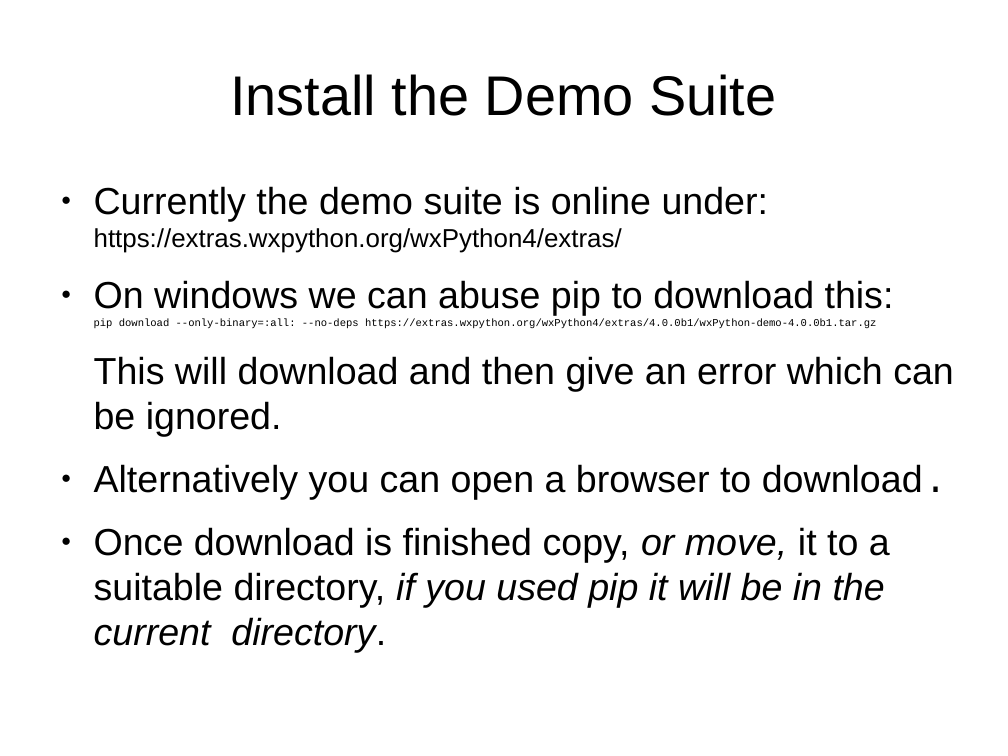
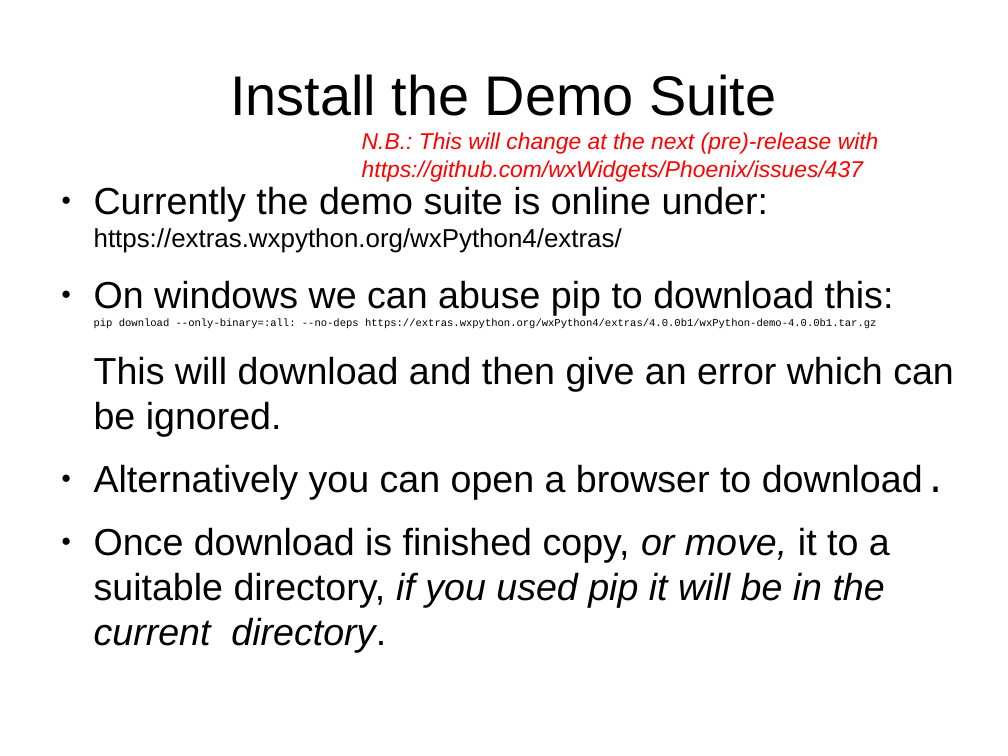
Before and after one commit to GadgetSteve/wxPython-Intro, a slide deck: slide 9 of 01-IntroInstall.odp (slide 8 before the commit). Drawn at 1008x756 pixels with LibreOffice and Linux fonts; fonts in the diff are those of the drawing. Boxes give left, top, right and bottom in pixels: in the first picture for what was removed or moved away, otherwise in the second. Text is boxed around its words. In the diff, an @@ line names an element or a change of style, - is before the commit and + after.

```diff
--- a/01-IntroInstall.odp
+++ b/01-IntroInstall.odp
@@ text added at (362, 132, 879, 182), 18 pt, text #FF0000, italic @@
+N.B.: This will change at the next (pre)-release with https://github.com/wxWidgets/Phoenix/issues/437
```
Also in this commit, not shown: 3 other slides changed, 1 slide added.
